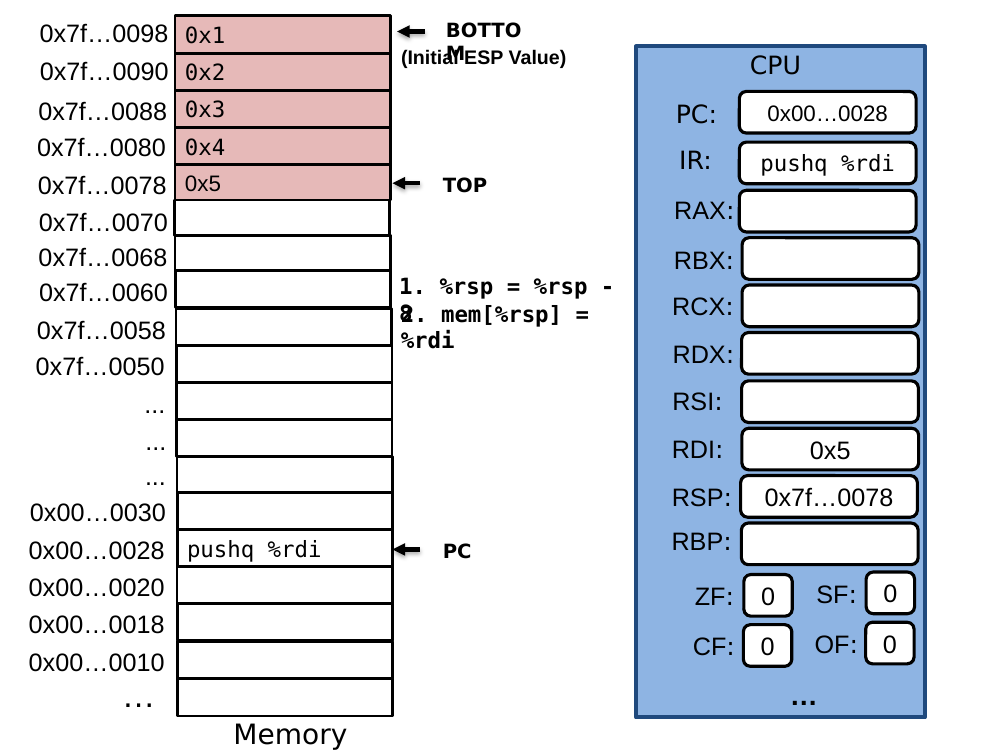
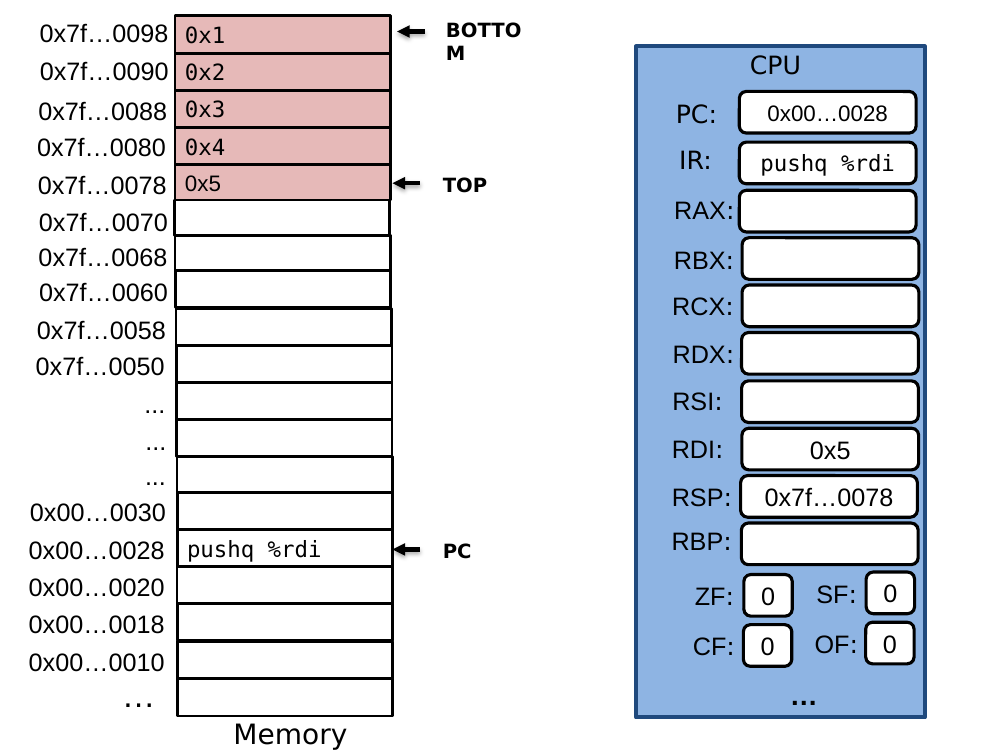
Before and after one commit to NYU-CSO/nyu-cso.github.io, a slide deck: slide 17 of notes/10-Machine_Procedure.pptx (slide 18 before the commit). Drawn at 1008x756 pixels with LibreOffice and Linux fonts; fonts in the diff are those of the drawing. Boxes give left, top, right and bottom in pixels: in the first picture for what was removed or moved away, otherwise in the second. Text is boxed around its words. In the diff, an @@ line names an element or a change of style, - is before the commit and + after.

```diff
--- a/notes/10-Machine_Procedure.pptx
+++ b/notes/10-Machine_Procedure.pptx
@@ text removed at [464,49,567,68] @@
-(Initial ESP Value)
@@ text removed at [399,277,588,327] @@
-1. %rsp = %rsp - 8
@@ text removed at [401,304,562,349] @@
-2. mem[%rsp] = %rdi
```
Also in this commit, not shown: 10 other slides changed, 2 slides removed, 4 other files.
